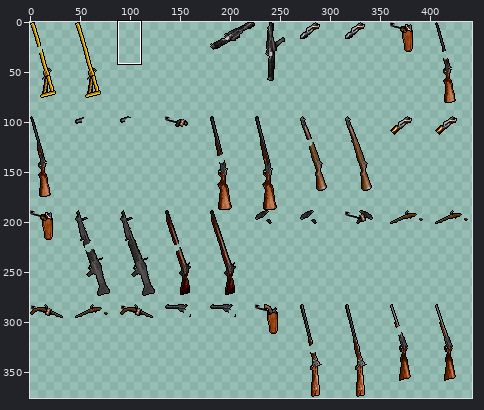
File history of a sprite sheet, docs/paperdolls_Firearms.png. The first picture is a wide view before the edit; the outline marks the close-up.
Close-up. Before the commit:
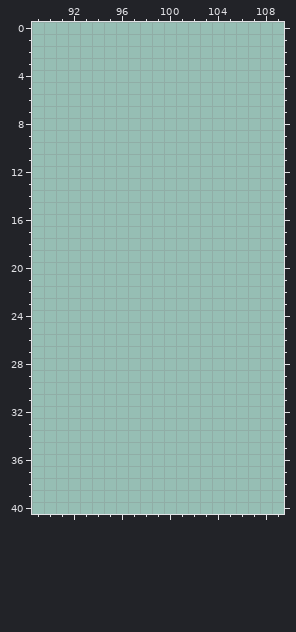
The file is 450x376 pixels. Colours within 5 levels of each other are drawn and written as one. Shown: x 89..109, y 0..40. The old version is drawn lined up with the new one. The wide view leaves out empty margins. The commit also changed other parts of the picture, which this record leaves out.
Now the later version:
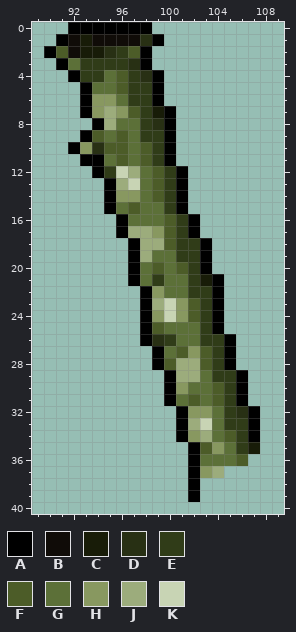
Palette (. is transparent): A #000000  B #100c08  C #181c08  D #283014  E #303c18  F #4c5c28  G #5c7038  H #889860  J #9cac7c  K #c8d4b4
Diff:
drawings rearranged on the sheet (the old picture shows each at its new place)
@@ x 89..109 @@
- 0 .....................
- 1 .....................
- 2 .....................
- 3 .....................
- 4 .....................
- 5 .....................
- 6 .....................
- 7 .....................
- 8 .....................
- 9 .....................
-10 .....................
-11 .....................
-12 .....................
-13 .....................
-14 .....................
-15 .....................
-16 .....................
-17 .....................
-18 .....................
-19 .....................
-20 .....................
-21 .....................
-22 .....................
-23 .....................
-24 .....................
-25 .....................
-26 .....................
-27 .....................
-28 .....................
-29 .....................
-30 .....................
-31 .....................
-32 .....................
-33 .....................
-34 .....................
-35 .....................
-36 .....................
-37 .....................
-38 .....................
-39 .....................
+ 0 ...AAAAAAA...........
+ 1 ..ABCBBBBDA..........
+ 2 .AFBCCDEFA...........
+ 3 ..AGEEEEDA...........
+ 4 ...AEEGFEDA..........
+ 5 ....AGGFEEA..........
+ 6 ....AHHGEEA..........
+ 7 ....AHJHFECA.........
+ 8 .....AJGGEDA.........
+ 9 ....AFGFGEEA.........
+10 ...AHDFFGFEA.........
+11 ....AAGFGFEA.........
+12 .....AEKJGFEA........
+13 ......AJKGFEA........
+14 ......AHHGFEA........
+15 ......AGFGGEA........
+16 .......AGGGFEA.......
+17 .......AJJHFEA.......
+18 ........AJJFEEA......
+19 ........AJGGEEA......
+20 ........AGFGFEA......
+21 ........AGEGGECA.....
+22 .........AHGGEEA.....
+23 .........AJKHFEA.....
+24 .........AHKHFEA.....
+25 .........AFGGGEA.....
+26 .........ADEGGEEA....
+27 ..........AGFHFEA....
+28 ..........AFJJFEA....
+29 ...........AJJGEEA...
+30 ...........AHGGFEA...
+31 ...........AGFGFEA...
+32 ............AHHGEDA..
+33 ............AJKGEEA..
+34 ............AHJGFEA..
+35 .............AFHGEC..
+36 .............AGGGF...
+37 .............AHJ.....
+38 .............A.......
+39 .............A.......
 40 .....................
Where, in picture pixels (left, top, right, bottom), the same in both close-ups:
added: (44, 22, 260, 502)
